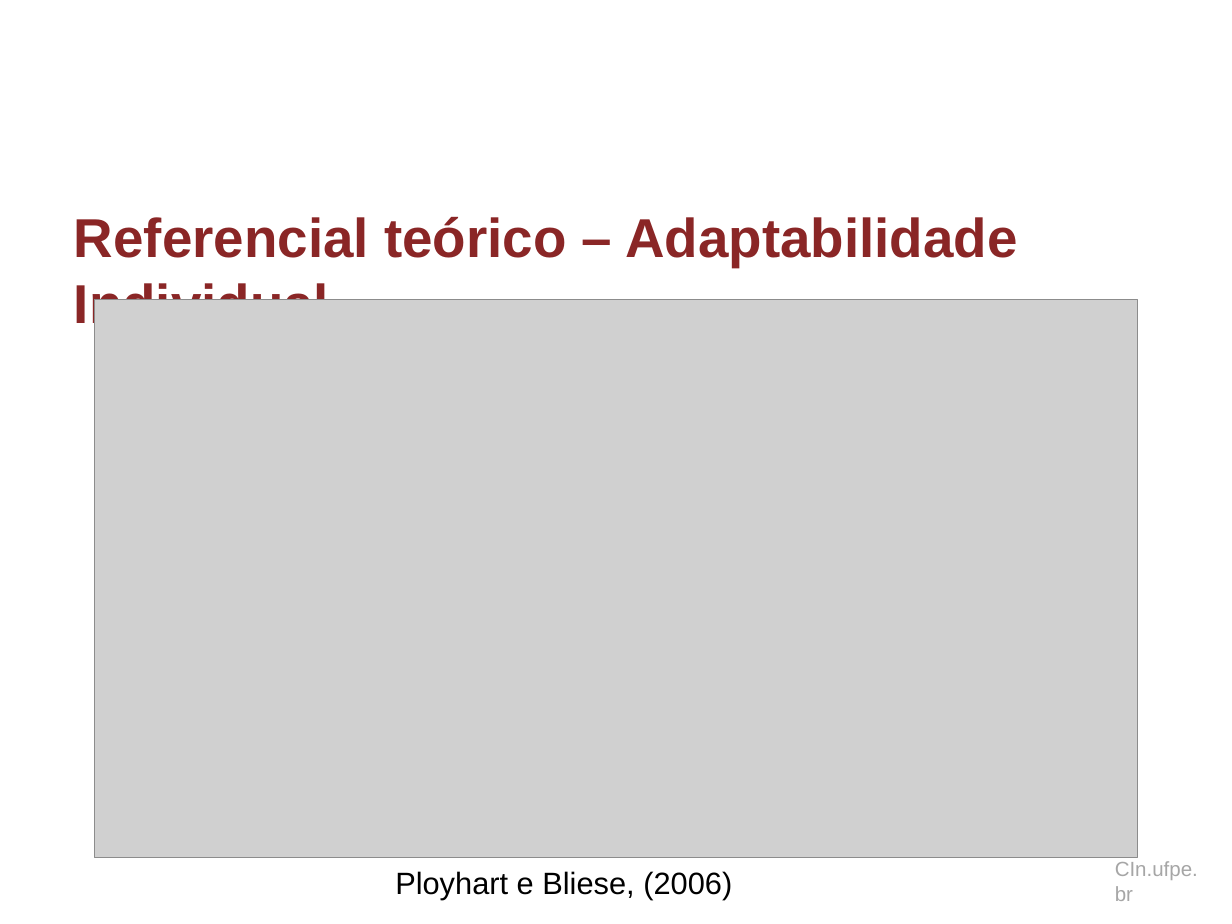
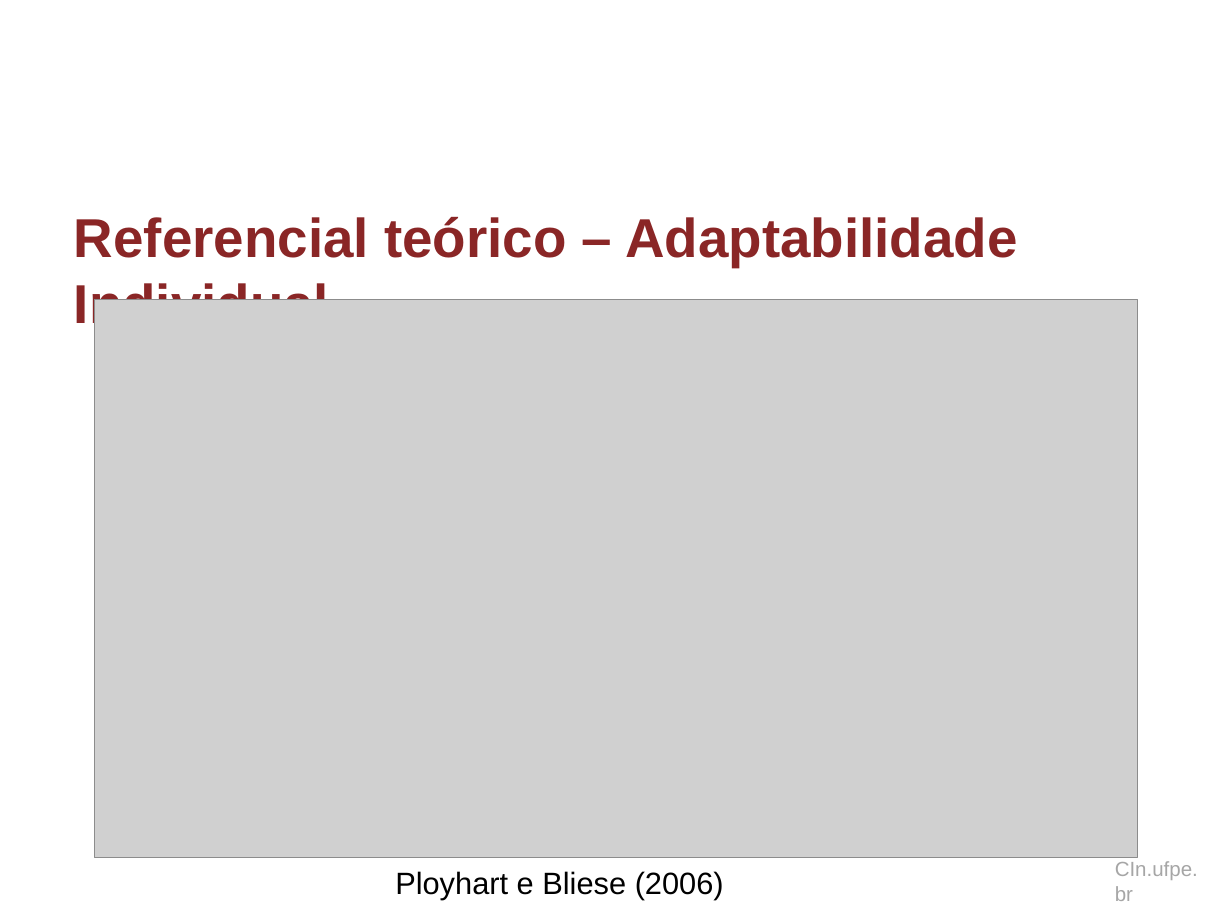
Before and after one commit to dan1lo/doutoradoR, a slide deck: slide 27 of apresentacao doutorado.pptx. Drawn at 1232x924 pixels with LibreOffice and Linux fonts; fonts in the diff are those of the drawing; grey boxes stand for pictures; background and template pictures are left out. Boxes give left, top, right and bottom in pixels: in the first picture for what was removed or moved away, otherwise in the second. Text is boxed around its words. In the diff, an @@ line names an element or a change of style, - is before the commit and + after.

```diff
--- a/apresentacao doutorado.pptx
+++ b/apresentacao doutorado.pptx
@@ text at (x1=395, y1=871, x2=724, y2=899): text changed @@
-Ployhart e Bliese, (2006)
+Ployhart e Bliese (2006)
```
Also in this commit, not shown: 9 other slides changed, 7 slides added.
